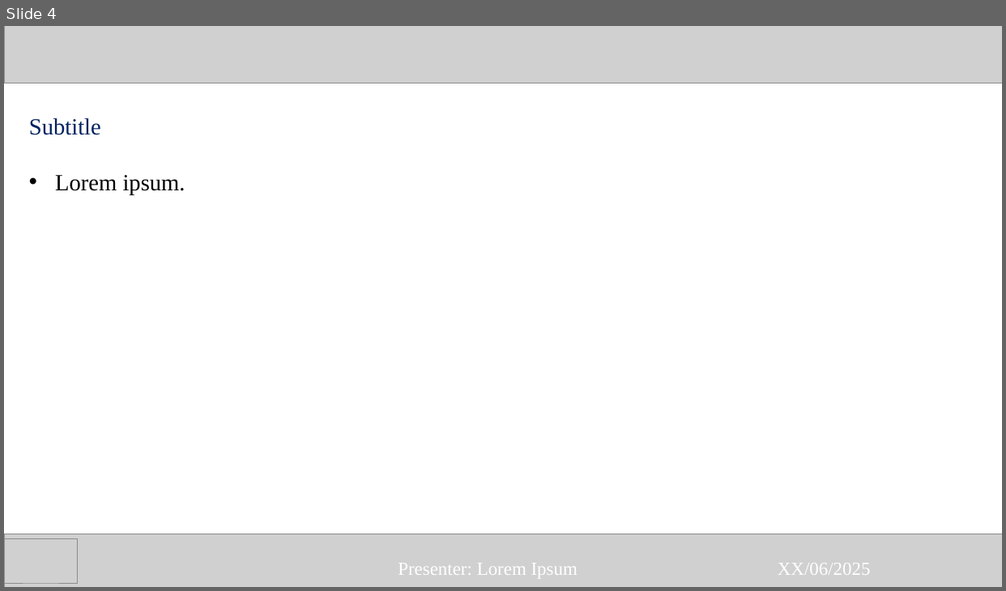
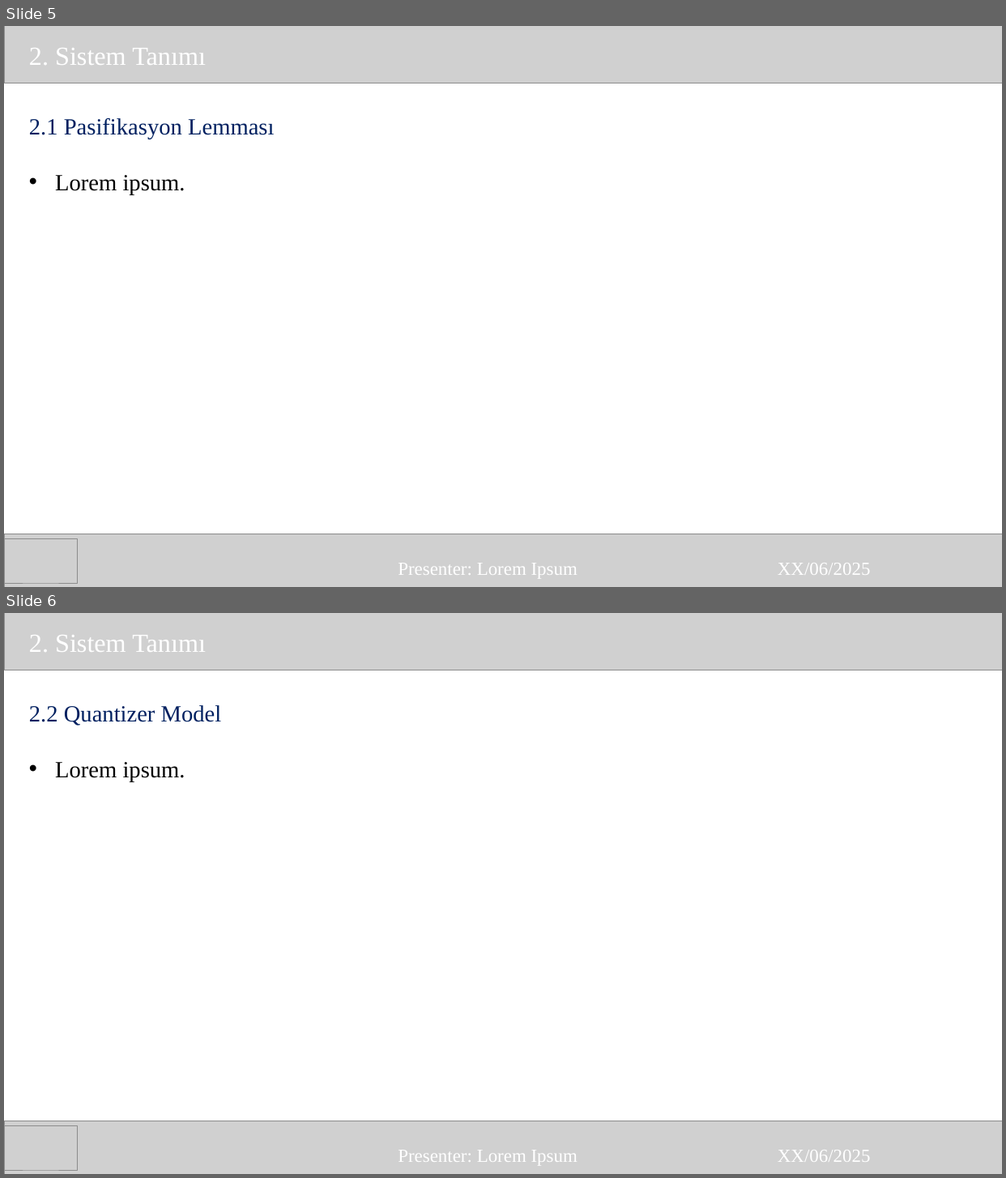
Before and after one commit to MrSkyGodz/KOM-511-Adaptive-Control, a slide deck: FinalProject/presentation_v0.pptx. Shown one above the other, each under a label of ours: slide 4 before the commit, slides 5 and 6 after it. The pictures are 1006x591 and 1006x1178 pixels, drawn with LibreOffice and Linux fonts; fonts in the diff are those of the drawing; grey boxes stand for pictures. Boxes give left, top, right and bottom in pixels: in the first picture for what was removed or moved away, otherwise in the second. Text is boxed around its words. In the diff, an @@ line names an element or a change of style, - is before the commit and + after.

```diff
--- a/FinalProject/presentation_v0.pptx
+++ b/FinalProject/presentation_v0.pptx
@@ slide 6 added at bbox=[4, 613, 1002, 1174], background #FFFFFF @@
@@ picture added at bbox=[4, 613, 1002, 671] @@
@@ text added at bbox=[29, 635, 206, 652], 45 pt, text #FFFFFF @@
+  2. Sistem Tanımı
@@ text added at bbox=[29, 705, 222, 782], 40 pt, text #002060 @@
+  2.2 Quantizer Model
+  • Lorem ipsum.
@@ picture added at bbox=[4, 1121, 1002, 1174] @@
@@ picture added at bbox=[4, 1126, 78, 1170] @@
@@ text added at bbox=[398, 1150, 577, 1166], 32 pt, text #FFFFFF @@
+Presenter: Lorem Ipsum
@@ text added at bbox=[778, 1150, 871, 1162], 32 pt, text #FFFFFF @@
+XX/06/2025
@@ what was slide 4 is now slide 5 @@
@@ slide 5 changed as well @@
@@ text added at bbox=[29, 48, 206, 65], 45 pt, text #FFFFFF @@
+  2. Sistem Tanımı
@@ text at bbox=[29, 118, 274, 139]: text changed @@
-  Subtitle
+  2.1 Pasifikasyon Lemması
```
Also in this commit, not shown: 6 other slides changed, 3 other slides added, 1 slide removed.
